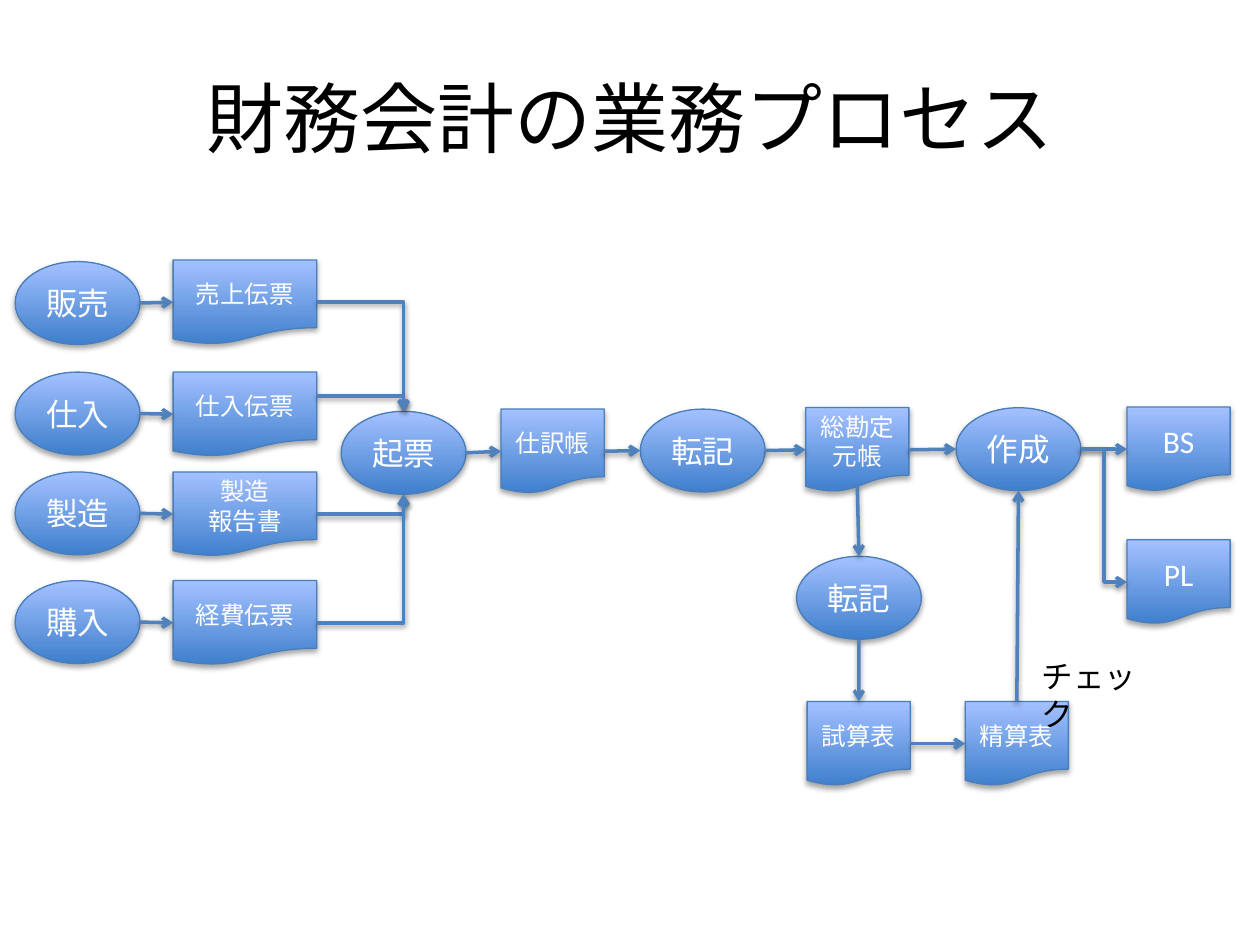
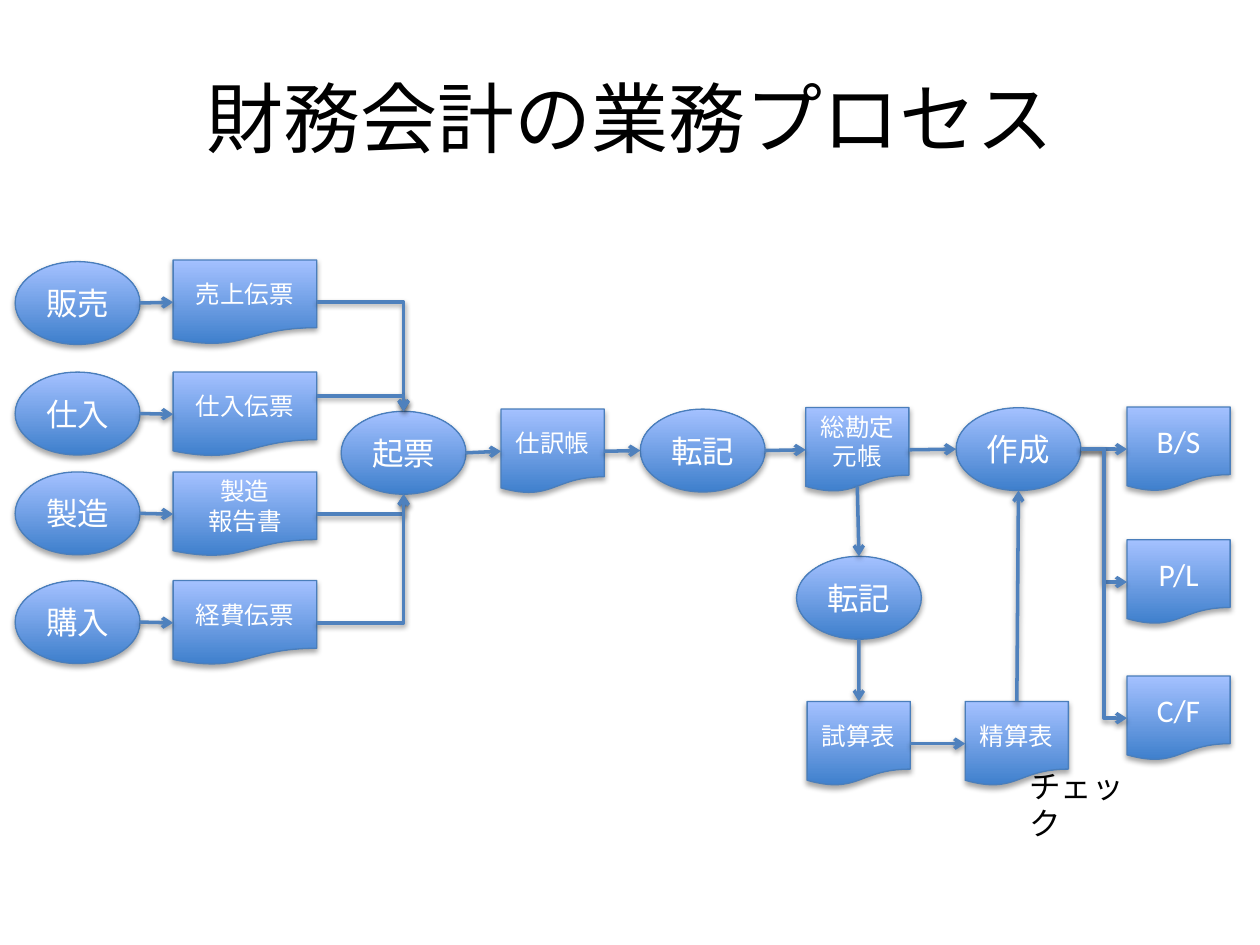
Before and after one commit to k2works/rails_accounting, a slide deck: slide 6 of ppt/プレゼン資料.pptx (slide 4 before the commit). Drawn at 1260x945 pixels with LibreOffice and Linux fonts; fonts in the diff are those of the drawing. Boxes give left, top, right and bottom in pixels: in the first picture for what was removed or moved away, otherwise in the second. Text is boxed around its words. In the diff, an @@ line names an element or a change of style, - is before the commit and + after.

```diff
--- a/ppt/プレゼン資料.pptx
+++ b/ppt/プレゼン資料.pptx
@@ elbow arrow added from (1081, 449) to (1126, 718), #4F81BD 2 pt @@
@@ text in flow chart document at bbox=[1157, 431, 1201, 454]: text changed @@
-BS
+B/S
@@ text in flow chart document at bbox=[1159, 564, 1199, 587]: text changed @@
-PL
+P/L
@@ flow chart document added at bbox=[1126, 677, 1230, 761], fill gradient #3F80CE to #A4C4FF, outline #4B7EBC 0.75 pt, 18 pt, text #FFFFFF @@
+C/F
@@ text "チェック": place and size @@
-text "チェック" at bbox=[1042, 664, 1136, 735]
+text "チェック" at bbox=[1029, 766, 1123, 837]
```
Also in this commit, not shown: 6 other slides changed, 7 slides added, 9 other files.
